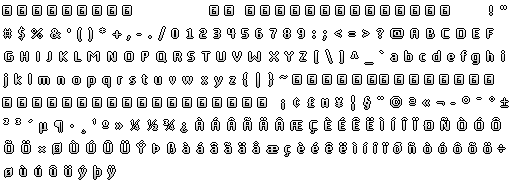
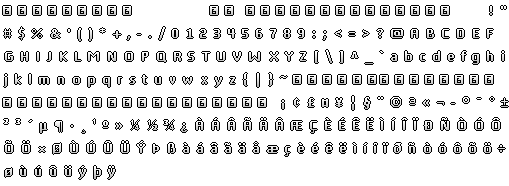
Layers edited between the first and the second 509x186 image:
painted on "Ebene 1" over box(186, 28, 466, 131)
